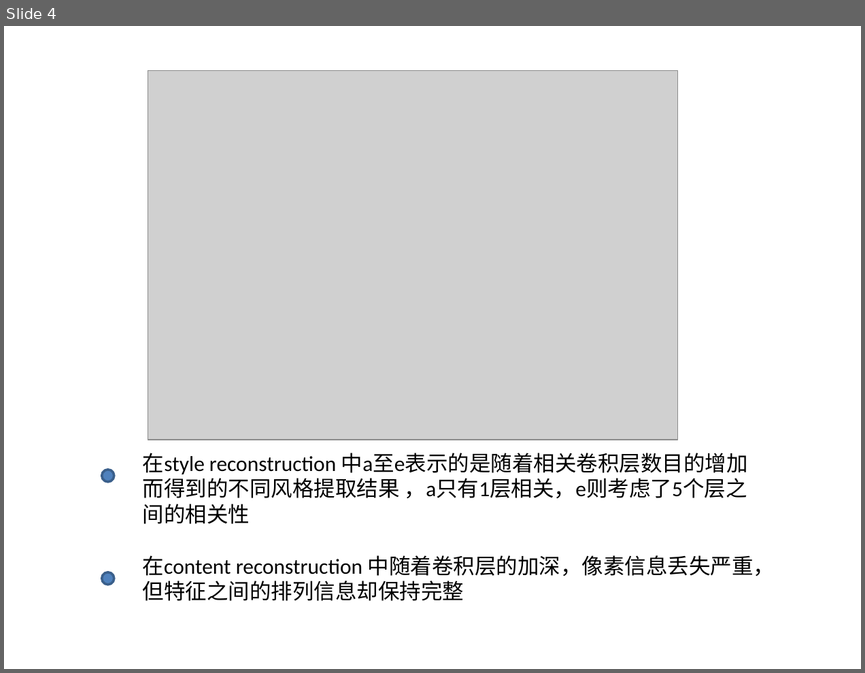
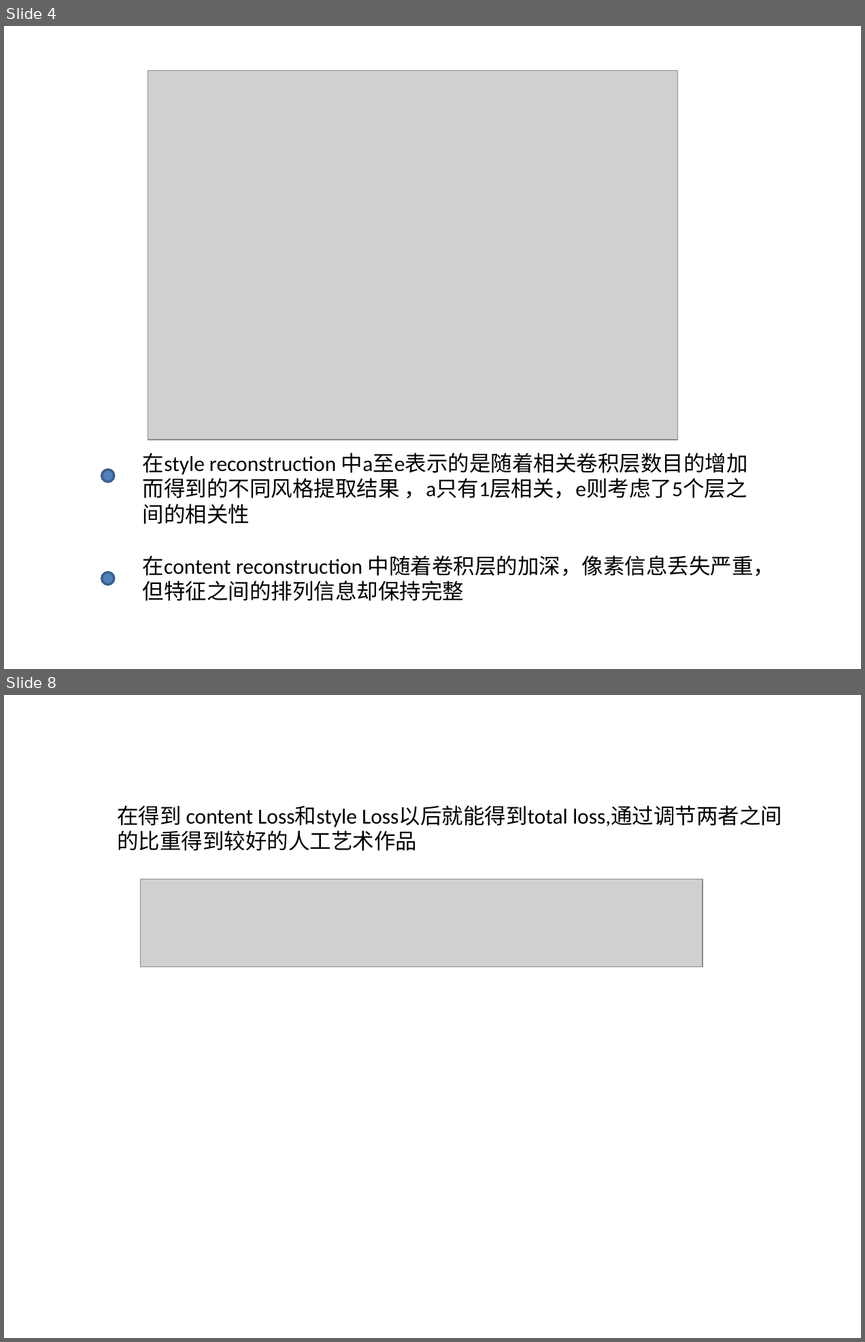
Before and after one commit to xionglong58/github, a slide deck: demo.pptx. Shown one above the other, each under a label of ours: slide 4 before the commit, slides 4 and 8 after it; the slides between them are not shown. The pictures are 865x673 and 865x1342 pixels, drawn with LibreOffice and Linux fonts; fonts in the diff are those of the drawing; grey boxes stand for pictures. Boxes give left, top, right and bottom in pixels: in the first picture for what was removed or moved away, otherwise in the second. Text is boxed around its words. In the diff, an @@ line names an element or a change of style, - is before the commit and + after.

```diff
--- a/demo.pptx
+++ b/demo.pptx
@@ slide 8 added at (x1=4, y1=695, x2=861, y2=1338), background #FFFFFF @@
@@ text added at (x1=117, y1=805, x2=782, y2=851), 18 pt, text #000000 @@
+在得到 content Loss和style Loss以后就能得到total loss,通过调节两者之间
+的比重得到较好的人工艺术作品
@@ picture added at (x1=140, y1=879, x2=702, y2=966) @@
```
Also in this commit, not shown: 2 slides changed, 1 other slide added, 2 slides removed, 1 other file.
